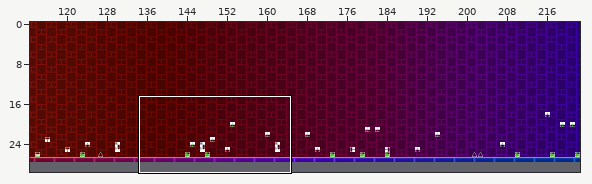
A Tiled map gets an edit: levels/chr_data/tmx/dryout.tmx. Above, an overview of the earlier version with the close-up marked.
Close-up. As it was:
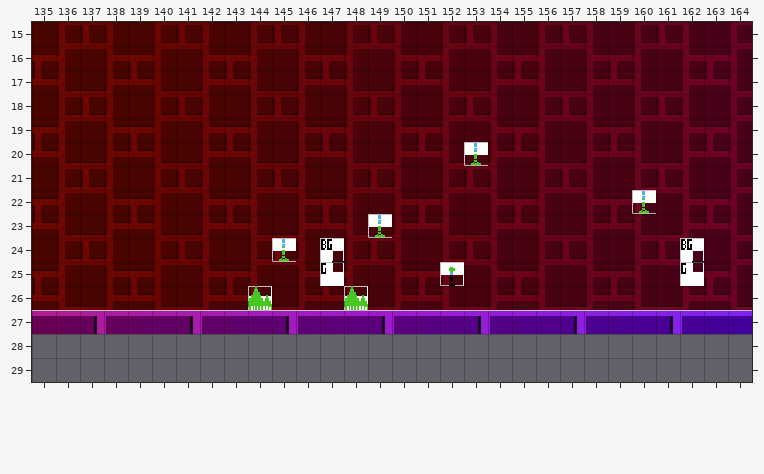
Cells are 16x16 px. Shown: x 135..164, y 15..29. The commit also changed other parts of the map, which this record leaves out. Not drawn, because the pictures are missing: unchanged layer "Layer 2".
After the commit:
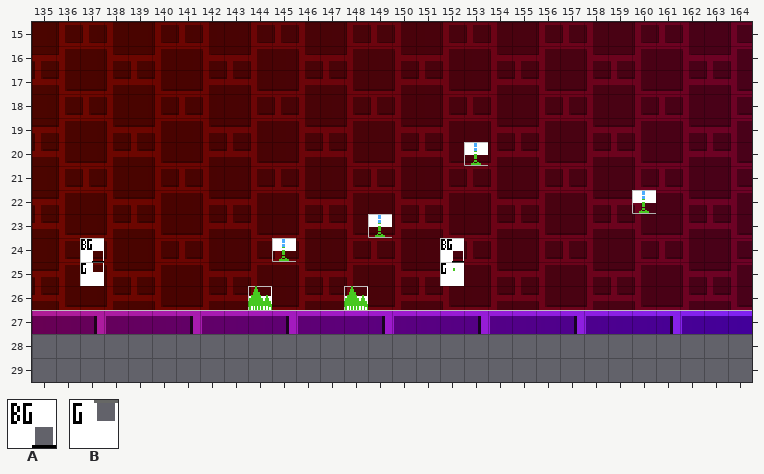
Key: from "sprites": A 256 "BG colour trigger", B 257 "Ground colour trigger".
Objects are placed by their top-left corner, in cells (3,4 is the top-left corner of cell 3,4); size is 1x1 cell unless given.
The edit:
Layer "SP":
changed: A "BG colour trigger" at 147,24 -> A "BG colour trigger" at 137,24
changed: A "BG colour trigger" at 162,24 -> A "BG colour trigger" at 152,24
changed: B "Ground colour trigger" at 147,25 -> B "Ground colour trigger" at 137,25
changed: B "Ground colour trigger" at 162,25 -> B "Ground colour trigger" at 152,25
